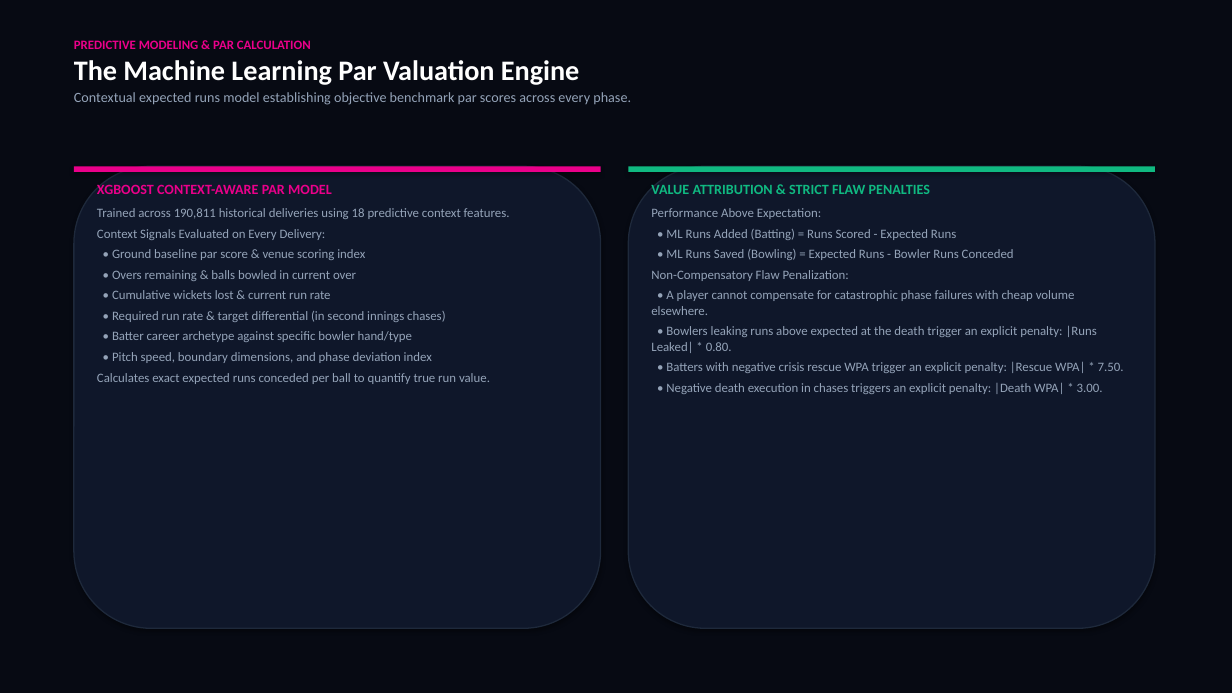
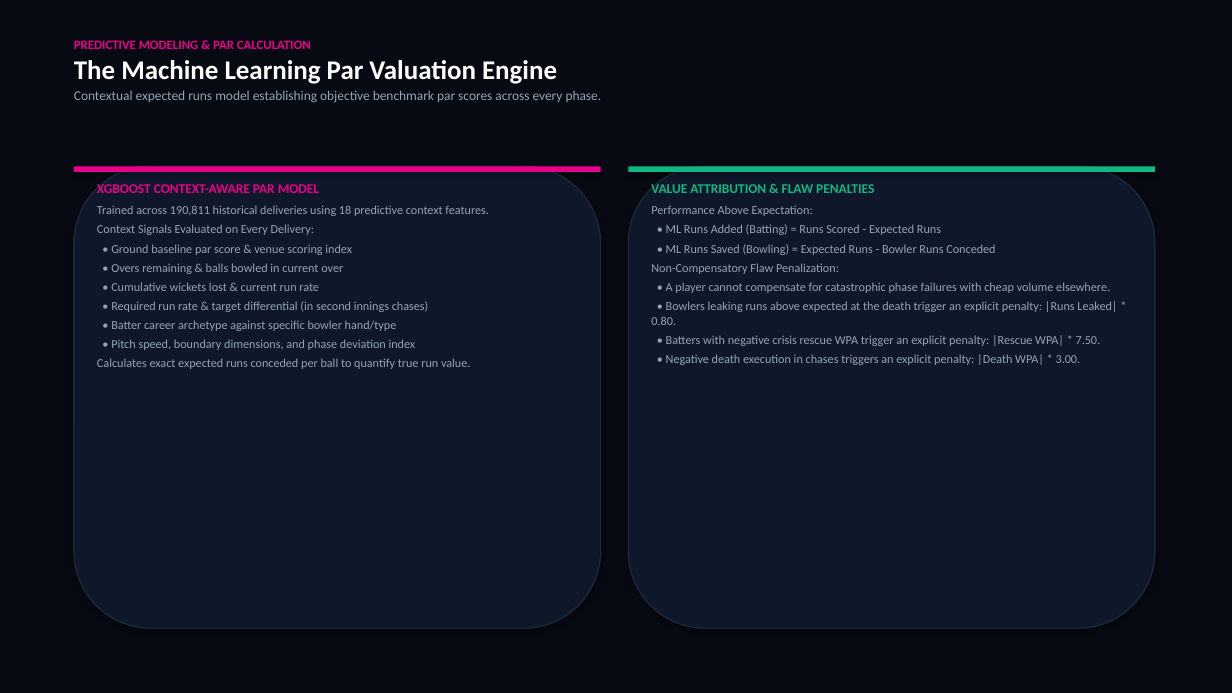
Before and after one commit to Lohithaswin/play-rr-hackathon-2026, a slide deck: slide 4 of Play_RR_Hackathon_Lohithaswin_V.pptx. Drawn at 1232x693 pixels with LibreOffice and Linux fonts; fonts in the diff are those of the drawing. Boxes give left, top, right and bottom in pixels: in the first picture for what was removed or moved away, otherwise in the second. Text is boxed around its words. In the diff, an @@ line names an element or a change of style, - is before the commit and + after.

```diff
--- a/Play_RR_Hackathon_Lohithaswin_V.pptx
+++ b/Play_RR_Hackathon_Lohithaswin_V.pptx
@@ text at (74,60,602,103): size 22 to 21 pt in "The Machine Learning Par Valuation Engine"; size 11 to 10.5 pt in "Contextual expected runs model establishing objective benchm ..." @@
@@ text "XGBOOST CONTEXT-AWARE PAR MODEL" at (97,184,489,369): size 11 to 10.5 pt in "XGBOOST CONTEXT-AWARE PAR MODEL"; size 10 to 9.5 pt; less space between paragraphs @@
@@ text at (651,184,874,193): text changed; size 11 to 10.5 pt @@
-VALUE ATTRIBUTION & STRICT FLAW PENALTIES
+VALUE ATTRIBUTION & FLAW PENALTIES
@@ text at (651,205,1117,365): size 10 to 9.5 pt @@
```
Also in this commit, not shown: 11 other slides changed, 2 slides added, 31 other files.
